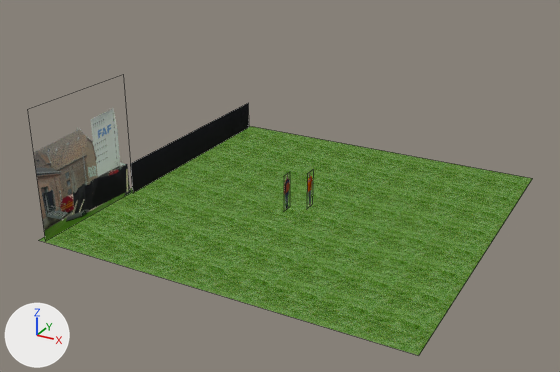
The Blender file Blender/garden.blend as it was, and as the next commit left it.
One viewpoint serves both versions: a camera (50 mm lens) standing at (69.0, -137.5, 72.3) and looking at (-3.4, -5.8, 6.4). Arrows for +X, +Y and +Z are at lower left; the lights stay in place. Mesh edges are drawn as thin lines.
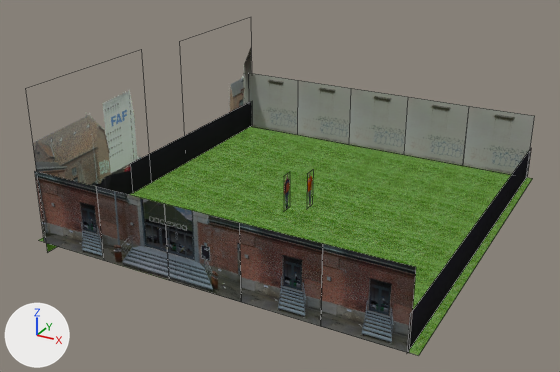
The change, as a diff of the scene's bpy script:
```diff
--- a/Blender/garden.blend.py
+++ b/Blender/garden.blend.py
@@ mat_material_012 @@
+mat_material_012 = bpy.data.materials.new('Material.012')
+# uses the picture img_right_back_png
@@ me_plane_003 @@
 me_plane_003.from_pydata(...)  # 4 vertices, 1 face; spans x -0.01, y -0.93..13.22, z 0.0..2.0
 # used by ob_plane_003; location = (-37.4, -9.6, 0.2); scale = (3.61, 3.61, 3.61)
-me_plane_003.vertices[2].co = (-0.01, 13.22, 2.0)  # pixel (248, 102)
-me_plane_003.vertices[3].co = (-0.01, 13.22, 0.0)  # pixel (248, 127)
+# me_plane_003 part 1
+me_plane_003.vertices[2].co = (-0.01, 13.76, 2.0)  # pixel (252, 100)
+me_plane_003.vertices[3].co = (-0.01, 13.76, 0.0)  # pixel (252, 125)
 me_plane_003.materials.append(mat_material_004)
@@ ob_plane_001 @@
 ob_plane_001 = bpy.data.objects.new('Plane.001', me_plane_001)
-ob_plane_001.location = (-39.9, -32.0, -0.3)
-ob_plane_001.scale = (23.5, 23.5, 23.5)
+ob_plane_001.location = (-39.9, -30.4, -2.8)
+ob_plane_001.scale = (29.1, 29.1, 29.1)
@@ ob_plane_016 @@
+ob_plane_016 = bpy.data.objects.new('Plane.016', me_plane_017)  # 4 vertices, 1 face; spans x -0.1..0.0, y -8.6..13.8, z 0.0..2.0
+ob_plane_016.location = (38.5, -9.6, 0.2)
+ob_plane_016.scale = (3.61, 3.61, 3.61)
@@ ob_plane_015 @@
+ob_plane_015 = bpy.data.objects.new('Plane.015', me_plane_016)  # 4 vertices, 1 face; spans x 0.074, y -0.323..0.846, z 0.015..1.184
+ob_plane_015.location = (-40.0, 17.4, -2.4)
+ob_plane_015.scale = (27.8, 27.8, 27.8)
@@ ob_plane_014 @@
+ob_plane_014 = bpy.data.objects.new('Plane.014', me_plane_015)  # 4 vertices, 1 face; spans x -1.0..1.0, y 0.01..2.01, z 0.0; in mat_material_011 (picture img_storage_01_jpg)
+ob_plane_014.location = (-30.6, 39.8, -0.1)
+ob_plane_014.rotation_euler = (1.571, 0.0, 6.283)  # degrees (90, 0, 360)
+ob_plane_014.scale = (7.67, 7.67, 7.67)
@@ ob_plane_013 @@
+ob_plane_013 = bpy.data.objects.new('Plane.013', me_plane_015.copy())
+ob_plane_013.location = (-15.3, 39.8, -0.1)
+ob_plane_013.rotation_euler = (1.571, 0.0, 6.283)  # degrees (90, 0, 360)
+ob_plane_013.scale = (7.67, 7.67, 7.67)
@@ ob_plane_012 @@
+ob_plane_012 = bpy.data.objects.new('Plane.012', me_plane_015.copy())
+ob_plane_012.location = (0.0, 39.8, -0.1)
+ob_plane_012.rotation_euler = (1.571, 0.0, 6.283)  # degrees (90, 0, 360)
+ob_plane_012.scale = (7.67, 7.67, 7.67)
@@ ob_plane_011 @@
+ob_plane_011 = bpy.data.objects.new('Plane.011', me_plane_015.copy())
+ob_plane_011.location = (15.3, 39.8, -0.1)
+ob_plane_011.rotation_euler = (1.571, 0.0, 6.283)  # degrees (90, 0, 360)
+ob_plane_011.scale = (7.67, 7.67, 7.67)
@@ ob_plane_010 @@
+ob_plane_010 = bpy.data.objects.new('Plane.010', me_plane_015.copy())
+ob_plane_010.location = (30.6, 39.8, -0.1)
+ob_plane_010.rotation_euler = (1.571, 0.0, 6.283)  # degrees (90, 0, 360)
+ob_plane_010.scale = (7.67, 7.67, 7.67)
@@ ob_plane_009 @@
+ob_plane_009 = bpy.data.objects.new('Plane.009', me_plane_010)  # 4 vertices, 1 face; spans x -1.0..1.0, y 0.01..2.01, z 0.0; in mat_material_010 (picture img_dok5000_02_jpg)
+ob_plane_009.location = (30.6, -39.9, -0.1)
+ob_plane_009.rotation_euler = (1.571, 0.0, 3.142)  # degrees (90, 0, 180)
+ob_plane_009.scale = (7.67, 7.67, 7.67)
@@ ob_plane_008 @@
+ob_plane_008 = bpy.data.objects.new('Plane.008', me_plane_009)  # 4 vertices, 1 face; spans x -1.0..1.0, y 0.01..2.01, z 0.0; in mat_material_010 (picture img_dok5000_02_jpg)
+ob_plane_008.location = (15.4, -39.9, -0.1)
+ob_plane_008.rotation_euler = (1.571, 0.0, 3.142)  # degrees (90, 0, 180)
+ob_plane_008.scale = (7.67, 7.67, 7.67)
@@ ob_plane_007 @@
+ob_plane_007 = bpy.data.objects.new('Plane.007', me_plane_008)  # 4 vertices, 1 face; spans x -1.0..1.0, y 0.01..2.01, z 0.0; in mat_material_009 (picture img_dok5000_door_l_jpg)
+ob_plane_007.location = (0.1, -39.9, -0.1)
+ob_plane_007.rotation_euler = (1.571, 0.0, 3.142)  # degrees (90, 0, 180)
+ob_plane_007.scale = (7.67, 7.67, 7.67)
@@ ob_plane_006 @@
+ob_plane_006 = bpy.data.objects.new('Plane.006', me_plane_007)  # 4 vertices, 1 face; spans x -1.0..1.0, y 0.01..2.01, z 0.0; in mat_material_008 (picture img_dok5000_door_r_jpg)
+ob_plane_006.location = (-15.1, -39.9, -0.1)
+ob_plane_006.rotation_euler = (1.571, 0.0, 3.142)  # degrees (90, 0, 180)
+ob_plane_006.scale = (7.67, 7.67, 7.67)
@@ ob_plane_005 @@
+ob_plane_005 = bpy.data.objects.new('Plane.005', me_plane_006)  # 4 vertices, 1 face; spans x -1.0..1.0, y 0.01..2.01, z 0.0; in mat_material_007 (picture img_dok5000_01_jpg)
+ob_plane_005.location = (-30.4, -39.9, -0.1)
+ob_plane_005.rotation_euler = (1.571, 0.0, 3.142)  # degrees (90, 0, 180)
+ob_plane_005.scale = (7.67, 7.67, 7.67)
```

Pixel boxes [x1, y1, x2, y2] of what changed, in the pictures (560 x 372 px):
'Plane.001', moved, rescaled
    before: [33, 108, 132, 241]
    after: [33, 90, 141, 253]
'Plane.009', added
    after: [321, 244, 416, 353]
'Plane.008', added
    after: [240, 223, 323, 326]
'Plane.007', added
    after: [165, 204, 241, 302]
'Plane.006', added
    after: [97, 187, 170, 280]
'Plane.005', added
    after: [35, 171, 104, 260]
'Plane.010', added
    after: [463, 106, 535, 175]
'Plane.011', added
    after: [404, 97, 469, 165]
'Plane.016', added
    after: [407, 149, 531, 353]
'Plane.003', reshaped
    before: [130, 103, 249, 193]
    after: [130, 101, 252, 193]
'Plane.012', added
    after: [349, 88, 408, 155]
'Plane.013', added
    after: [298, 80, 351, 144]
'Plane.014', added
    after: [250, 73, 298, 135]
'Plane.015', added
    after: [230, 48, 252, 112]
